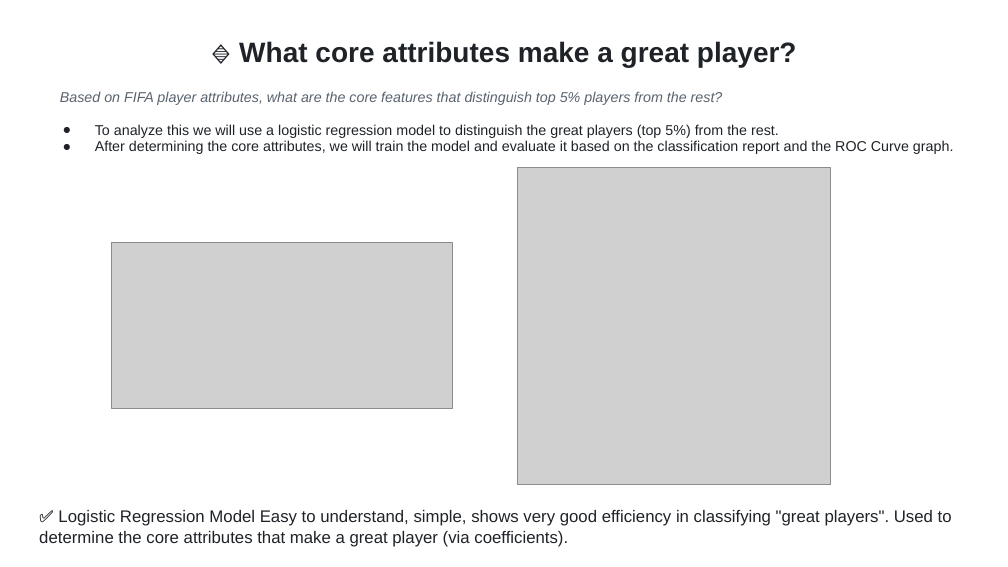
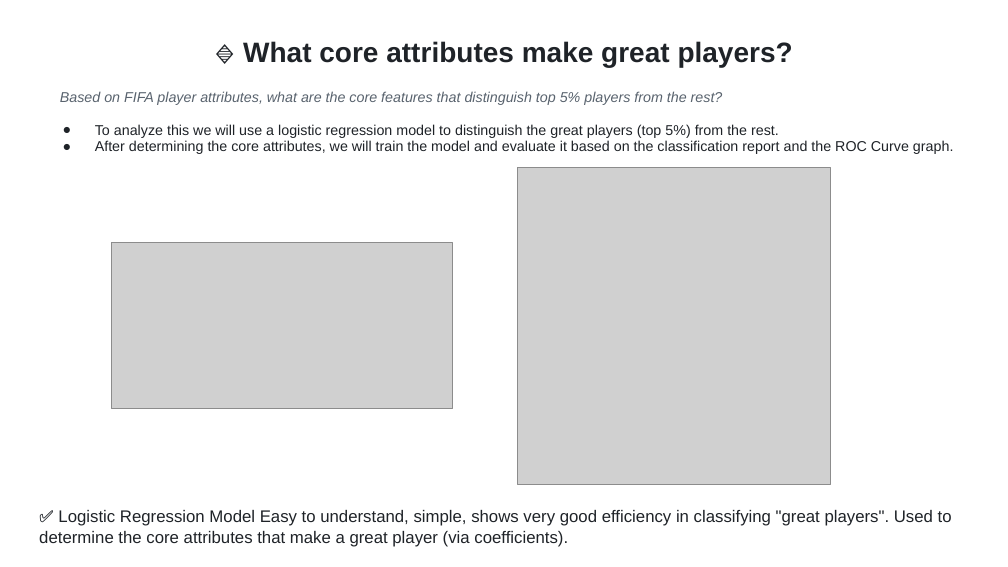
Before and after one commit to hoangbui93/Decoding-Modern-Football-Tactics-Talent-and-Transfer-Value, a slide deck: slide 26 of 🎓 Graduation Project.pptx (slide 25 before the commit). Drawn at 1008x567 pixels with LibreOffice and Linux fonts; fonts in the diff are those of the drawing; grey boxes stand for pictures. Boxes give left, top, right and bottom in pixels: in the first picture for what was removed or moved away, otherwise in the second. Text is boxed around its words. In the diff, an @@ line names an element or a change of style, - is before the commit and + after.

```diff
--- a/🎓 Graduation Project.pptx
+++ b/🎓 Graduation Project.pptx
@@ title at (243, 41, 793, 67): text changed @@
-🔹 What core attributes make a great player?
+🔹 What core attributes make great players?
```
Also in this commit, not shown: 17 other slides changed, 5 slides added, 3 slides removed, 2 other files.
